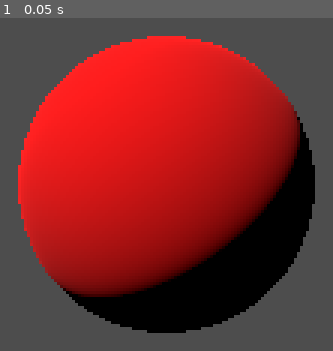
Above: before the commit, frame 1.
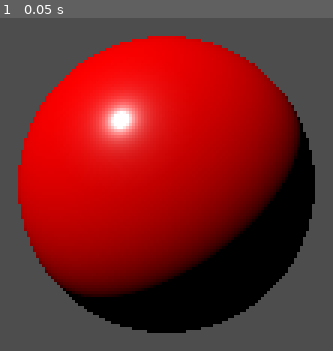
Above: after the commit, the same moment.

Repository: kadenscroggins/godot-things
Game: Godot game, scene res://Scenes/Oxygen.tscn
The game is run twice, just before and just after one commit, with the same random seed, the same clock (stepped at 60 frames per second) and the same inputs.
Inputs:
- Up to frame 1 (0.05 s): no input

The runs differ from the first frame. In frame 1, 19% of the frame differs, in the area x 5-91%, y 5-83%.

Commit message:
Decreased roughness

Diff:
--- a/Materials/red_rubber.tres
+++ b/Materials/red_rubber.tres
@@ -2,3 +2,4 @@
 
 [resource]
 albedo_color = Color(1, 0, 0, 1)
+roughness = 0.25
